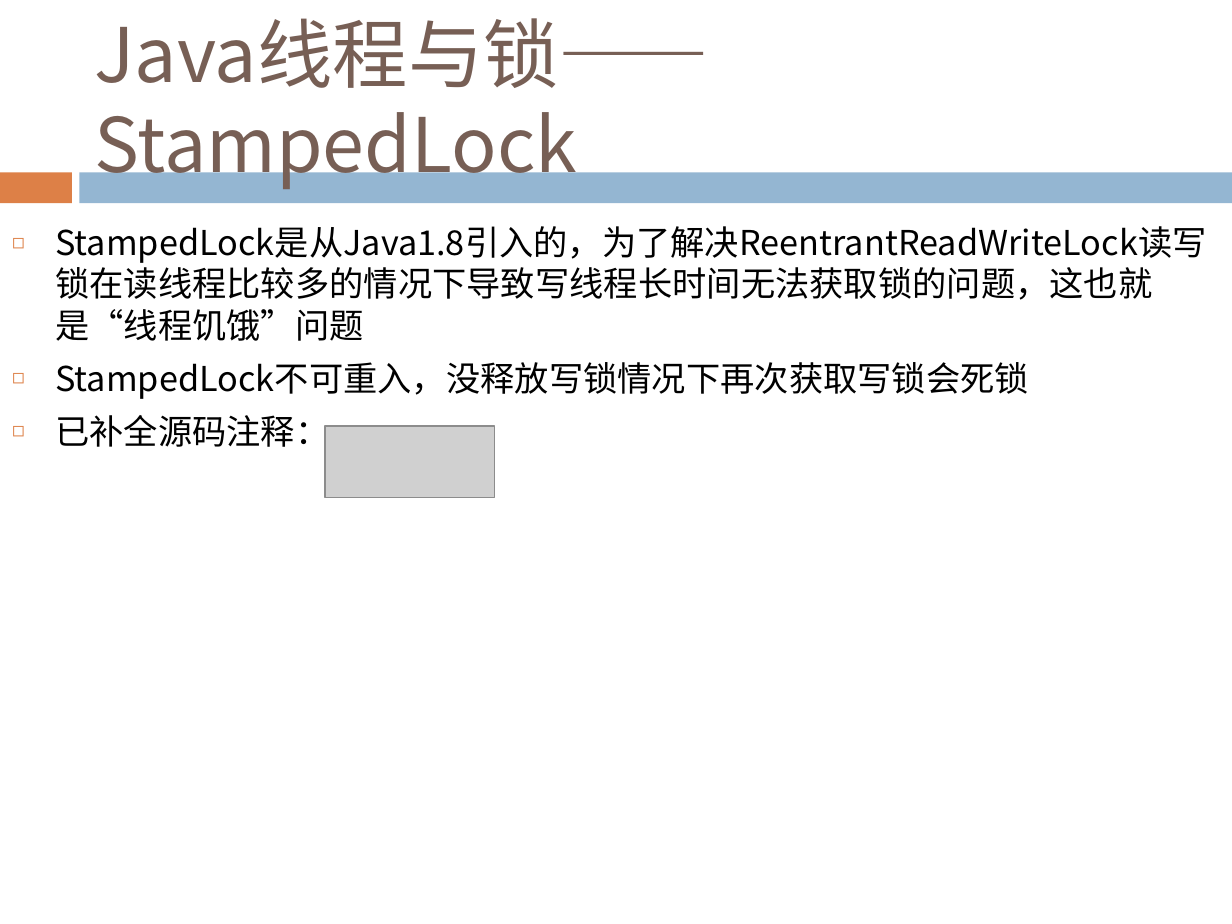
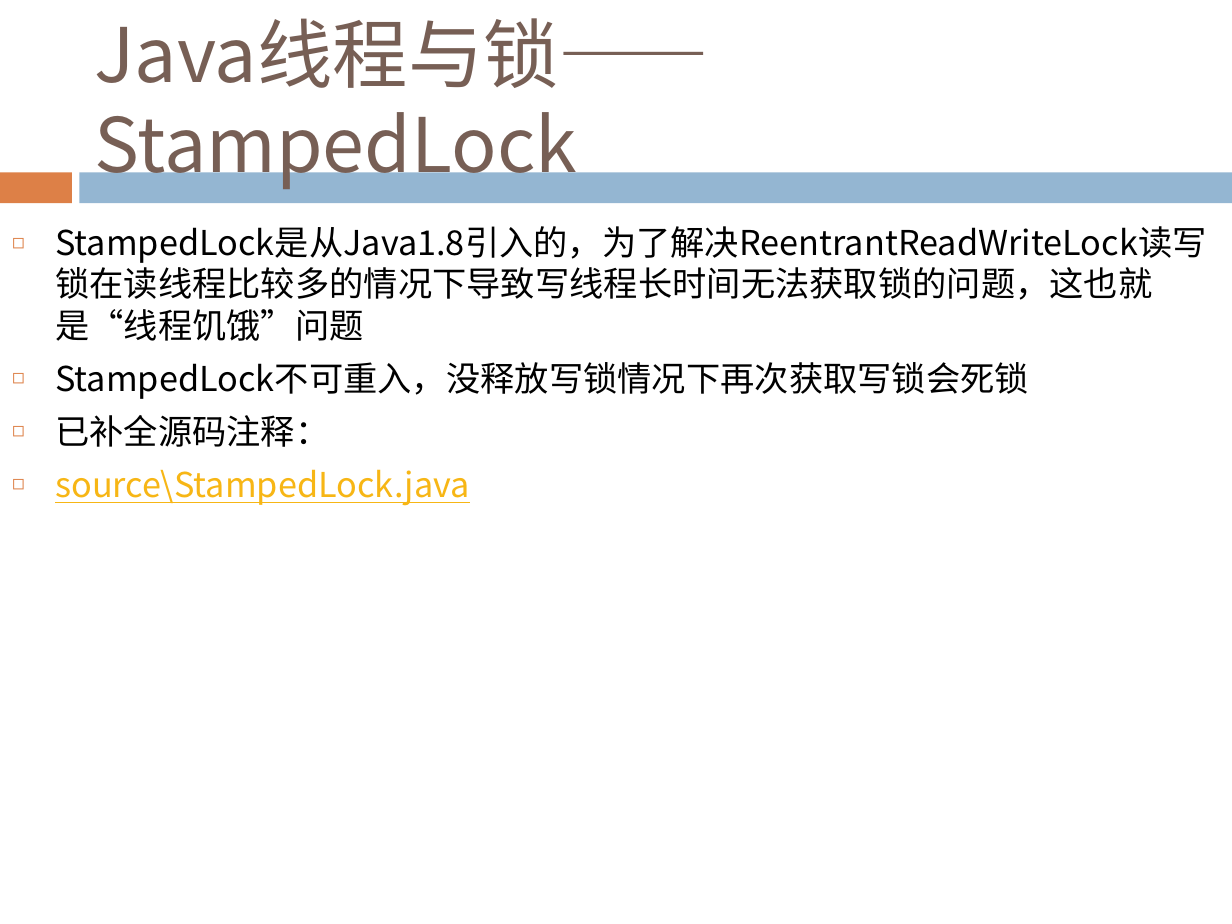
Before and after one commit to Costriod/study, a slide deck: slide 107 of Java基础.pptx. Drawn at 1232x924 pixels with LibreOffice and Linux fonts; fonts in the diff are those of the drawing; grey boxes stand for pictures. Boxes give left, top, right and bottom in pixels: in the first picture for what was removed or moved away, otherwise in the second. Text is boxed around its words. In the diff, an @@ line names an element or a change of style, - is before the commit and + after.

```diff
--- a/Java基础.pptx
+++ b/Java基础.pptx
@@ picture removed at (325,426,495,498) @@
@@ text at (55,469,470,506): paragraph added @@
+◻ source\StampedLock.java
```
Also in this commit, not shown: 7 other slides changed, 8 other files.
